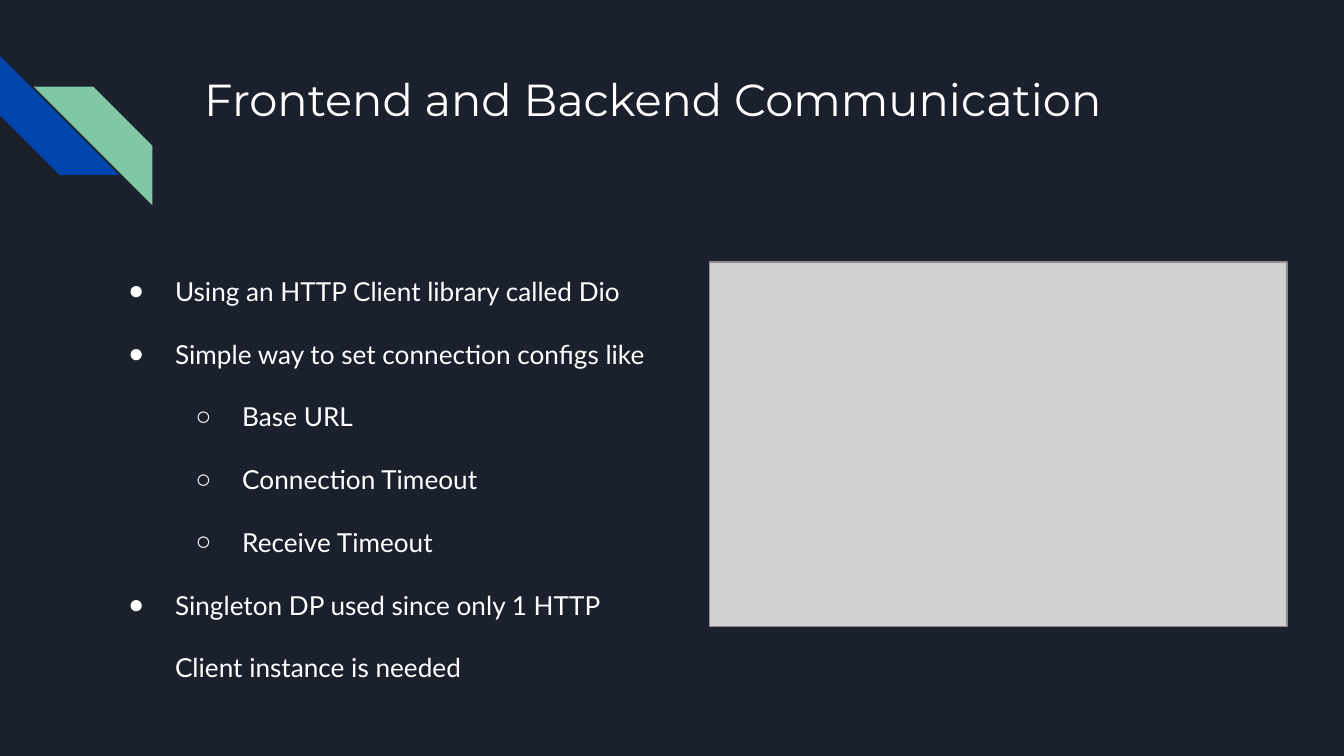
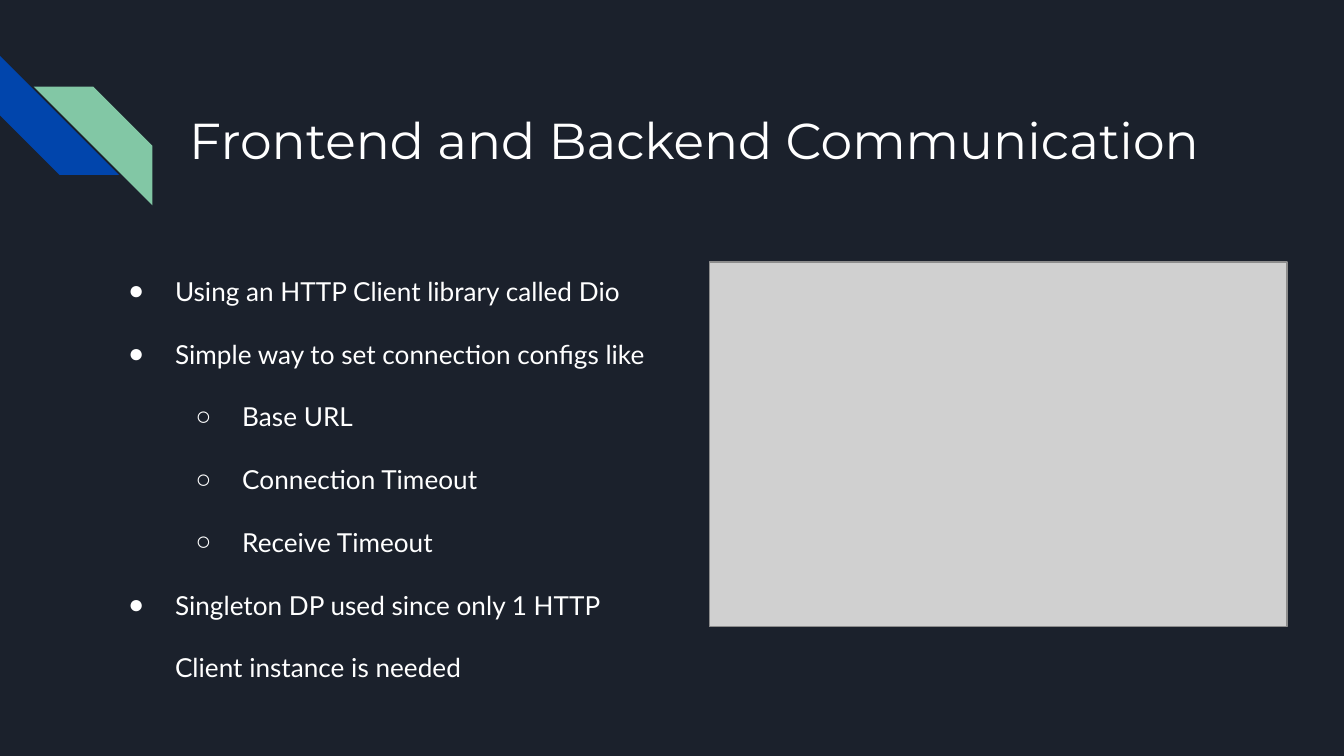
Before and after one commit to bggolden11/Wait-Less, a slide deck: slide 8 of Code/Wait-Less Presentation.pptx (slide 7 before the commit). Drawn at 1344x756 pixels with LibreOffice and Linux fonts; fonts in the diff are those of the drawing; grey boxes stand for pictures. Boxes give left, top, right and bottom in pixels: in the first picture for what was removed or moved away, otherwise in the second. Text is boxed around its words. In the diff, an @@ line names an element or a change of style, - is before the commit and + after.

```diff
--- a/Code/Wait-Less Presentation.pptx
+++ b/Code/Wait-Less Presentation.pptx
@@ title "Frontend and Backend Communication": place and size @@
-title "Frontend and Backend Communication" at (204, 82, 1101, 117)
+title "Frontend and Backend Communication" at (189, 121, 1199, 160)
@@ title "Frontend and Backend Communication" at (189, 121, 1199, 160): size 24 to 27 pt @@
```
Also in this commit, not shown: 2 other slides changed, 1 slide added, 2 other files.
